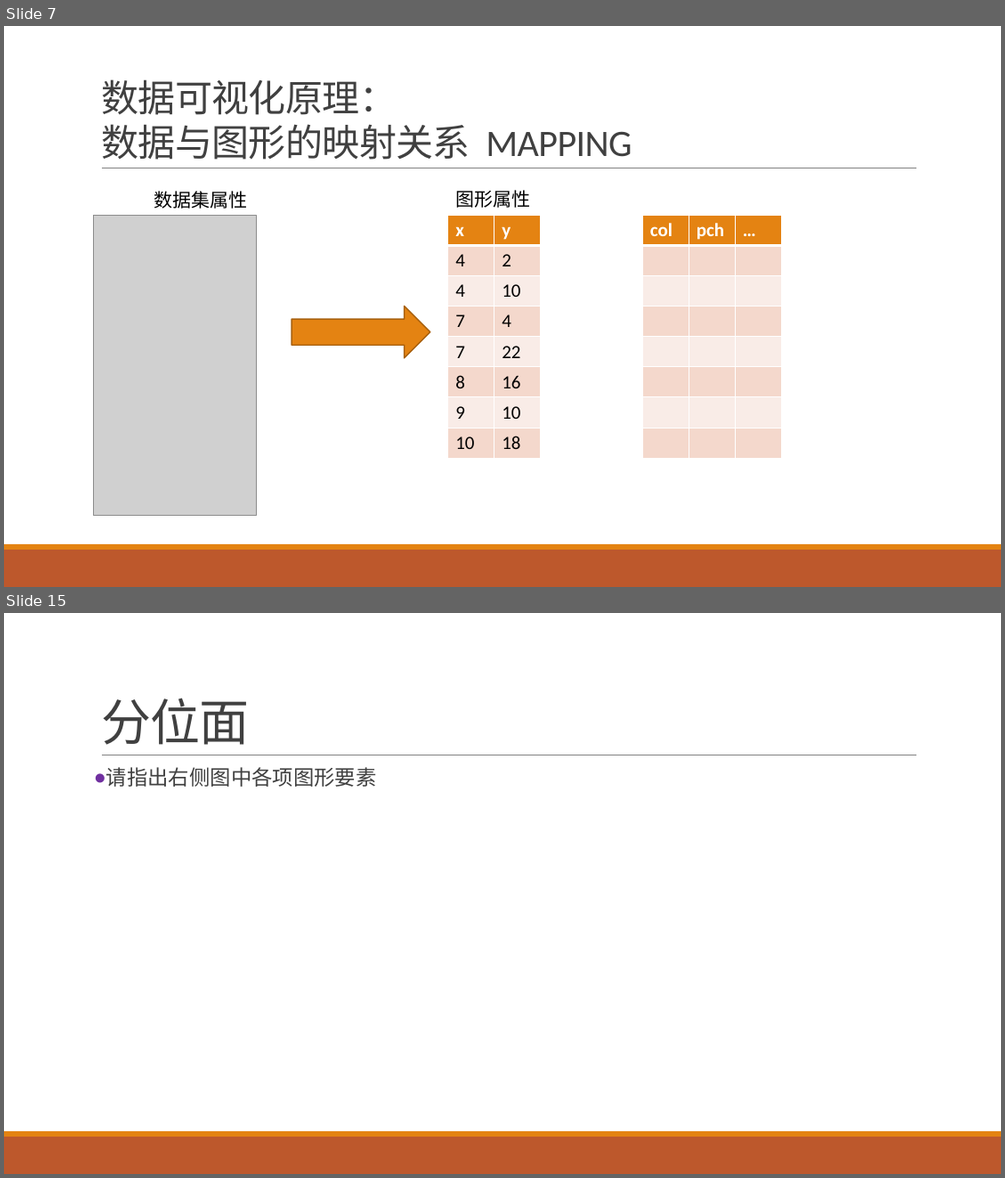
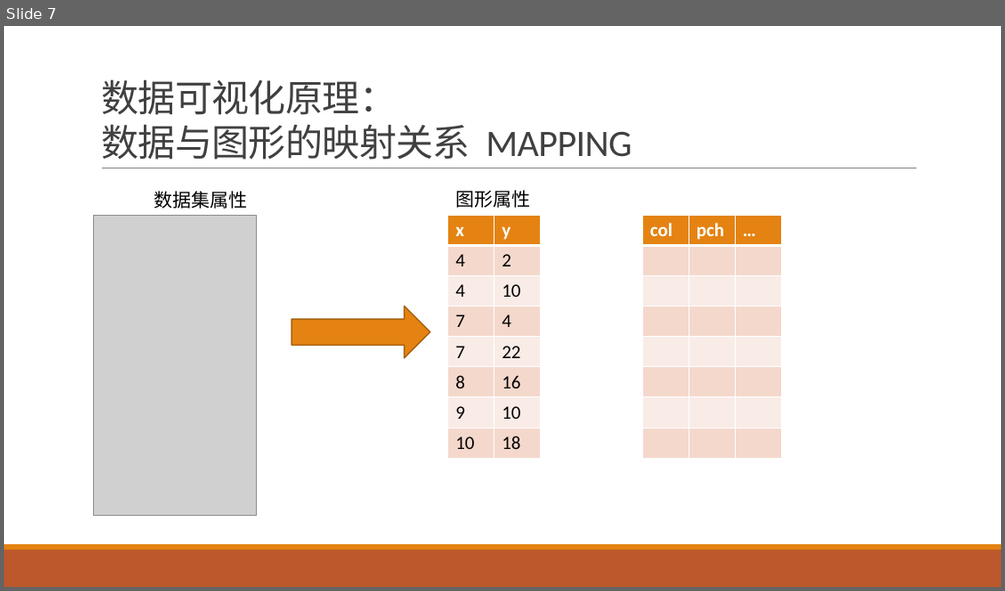
Before and after one commit to exoplanetX/DataAnalytics, a slide deck: 数据分析-5-数据可视化.pptx. Shown one above the other, each under a label of ours: slides 7 and 15 before the commit, slide 7 after it; the slides between them are not shown. The pictures are 1005x1178 and 1005x591 pixels, drawn with LibreOffice and Linux fonts; fonts in the diff are those of the drawing; grey boxes stand for pictures. Boxes give left, top, right and bottom in pixels: in the first picture for what was removed or moved away, otherwise in the second. Text is boxed around its words. In the diff, an @@ line names an element or a change of style, - is before the commit and + after.

```diff
--- a/数据分析-5-数据可视化.pptx
+++ b/数据分析-5-数据可视化.pptx
@@ slide 15 removed at (4,613,1001,1174), background #FFFFFF; not listed: 3 template elements that a slide beside it also shows @@
@@ title removed at (101,698,250,745) @@
-分位面
@@ text removed at (106,767,377,787) @@
-● 请指出右侧图中各项图形要素
```
Also in this commit, not shown: 9 slides changed, 4 slides added, 2 other slides removed, 1 other file.
